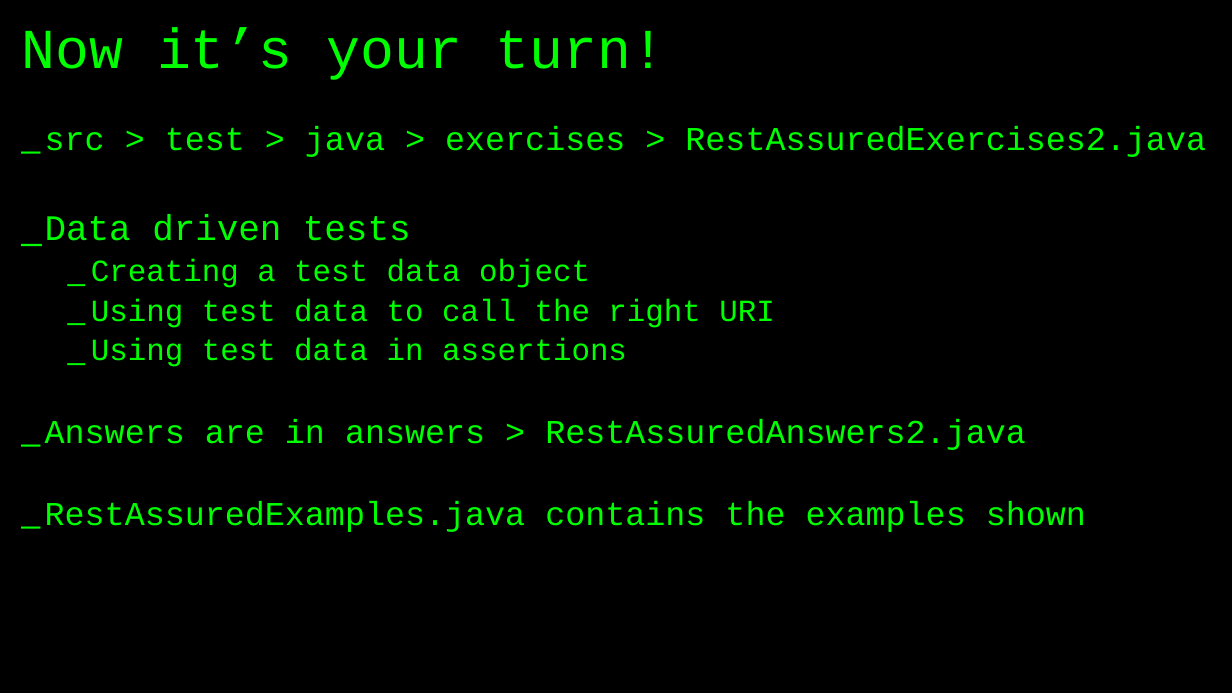
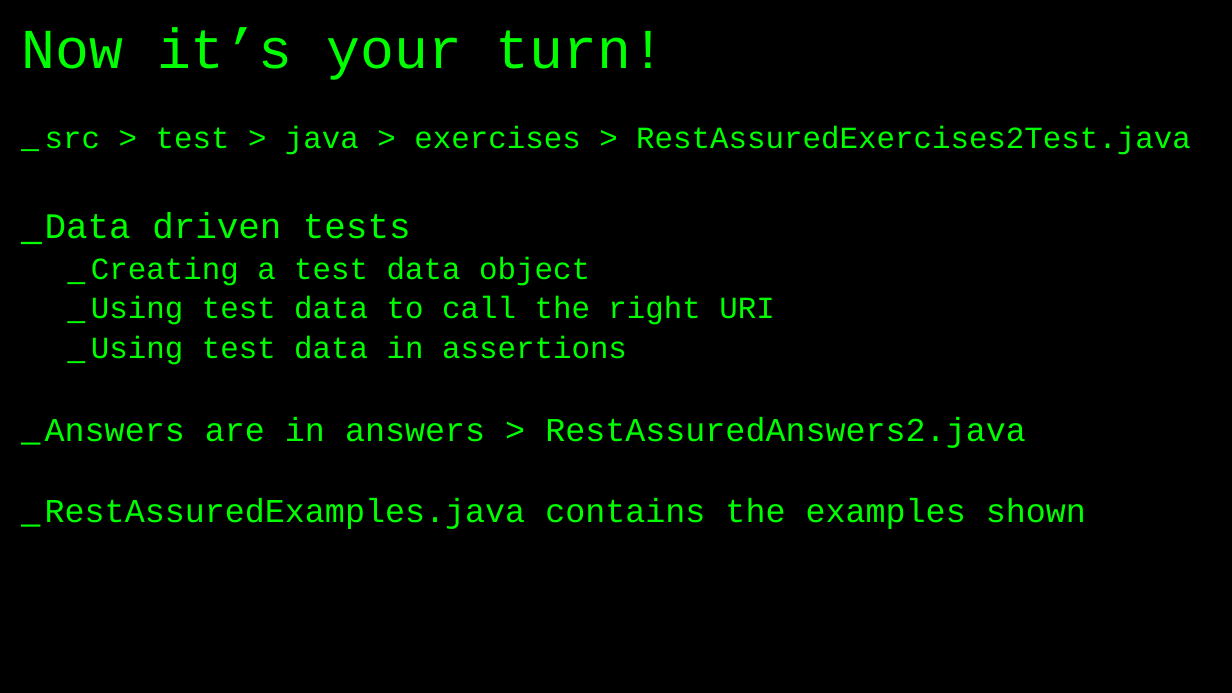
Before and after one commit to basdijkstra/rest-assured-workshop, a slide deck: slide 48 of RestAssuredWorkshop.pptx. Drawn at 1232x693 pixels with LibreOffice and Linux fonts; fonts in the diff are those of the drawing. Boxes give left, top, right and bottom in pixels: in the first picture for what was removed or moved away, otherwise in the second. Text is boxed around its words. In the diff, an @@ line names an element or a change of style, - is before the commit and + after.

```diff
--- a/RestAssuredWorkshop.pptx
+++ b/RestAssuredWorkshop.pptx
@@ text at [45, 126, 1191, 155]: text changed; size 26 to 24 pt @@
-_ src > test > java > exercises > RestAssuredExercises2.java
+_ src > test > java > exercises > RestAssuredExercises2Test.java
```
Also in this commit, not shown: 5 other slides changed, 1 slide removed, 2 other files.
